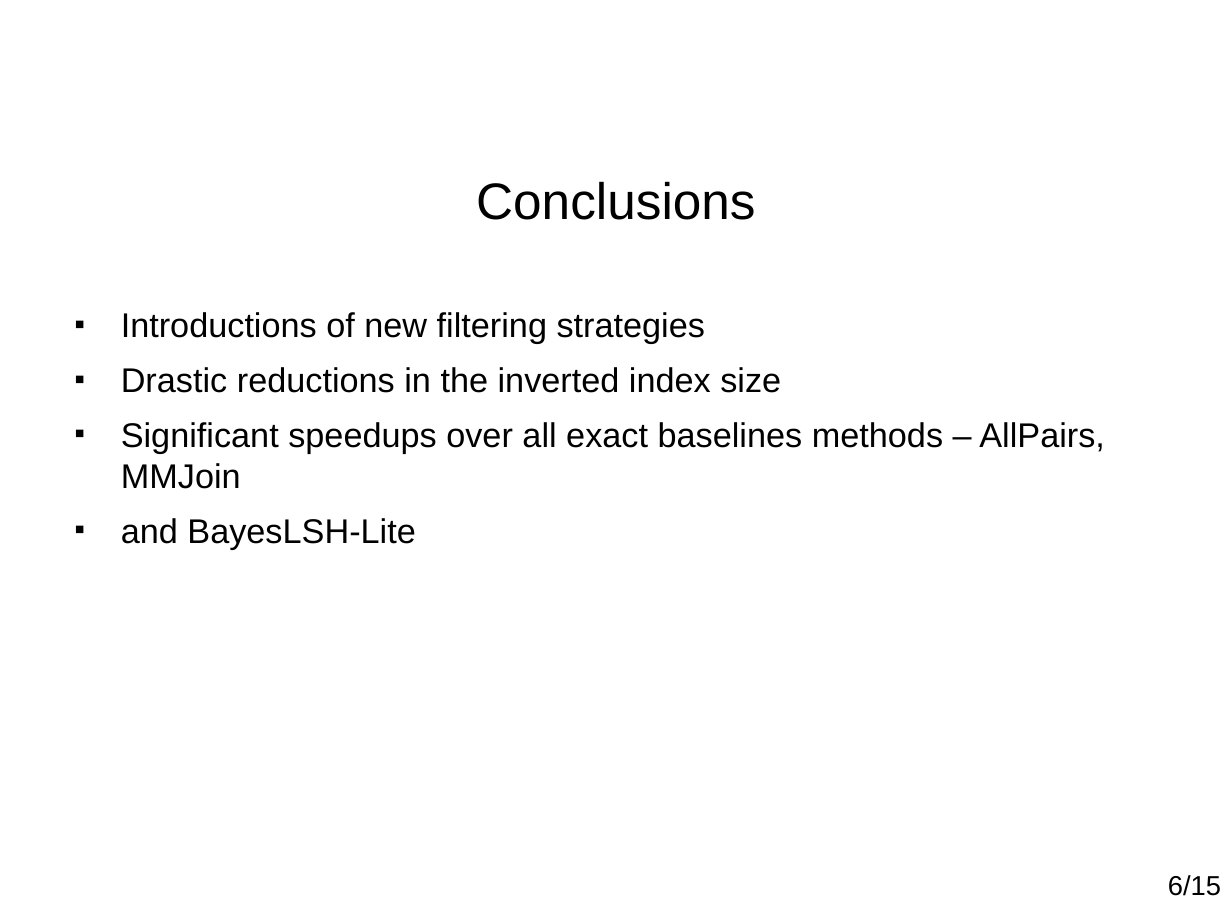
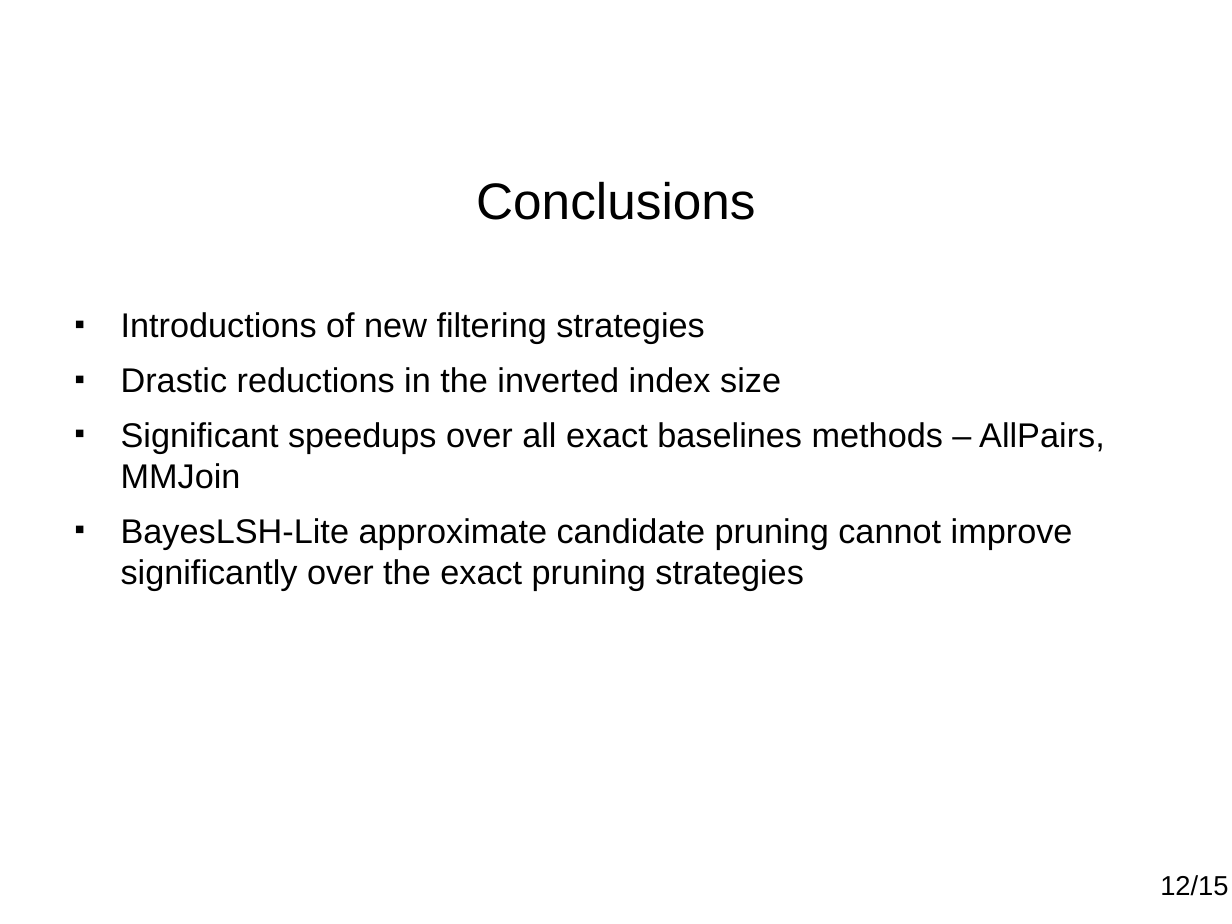
Before and after one commit to paulohq/apresentacao-L2AP, a slide deck: slide 13 of apresentacao-L2AP.ppt. Drawn at 1232x924 pixels with LibreOffice and Linux fonts; fonts in the diff are those of the drawing; background and template pictures are left out. Boxes give left, top, right and bottom in pixels: in the first picture for what was removed or moved away, otherwise in the second. Text is boxed around its words. In the diff, an @@ line names an element or a change of style, - is before the commit and + after.

```diff
--- a/apresentacao-L2AP.ppt
+++ b/apresentacao-L2AP.ppt
@@ text at (121,518,1073,590): text changed @@
-■ and BayesLSH-Lite
+■ BayesLSH-Lite approximate candidate pruning cannot improve significantly over the exact pruning strategies
@@ text at (1160,875,1228,896): text changed @@
-6/15
+12/15
```
Also in this commit, not shown: 14 other slides changed, 1 slide added, 1 other file.
